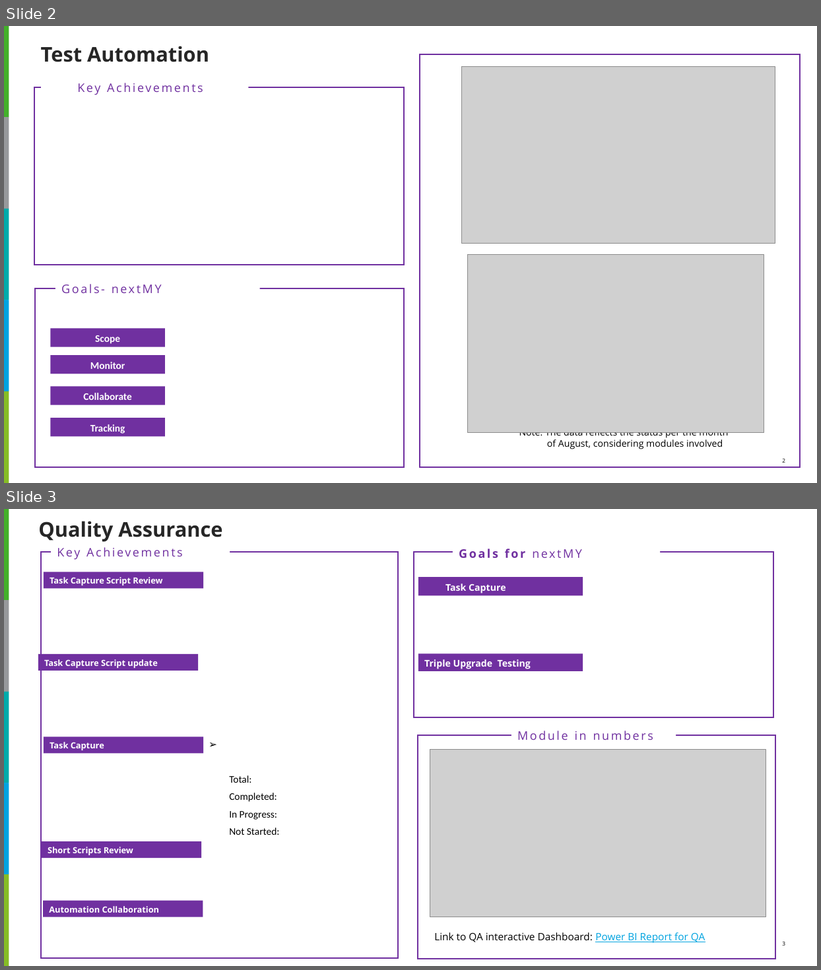
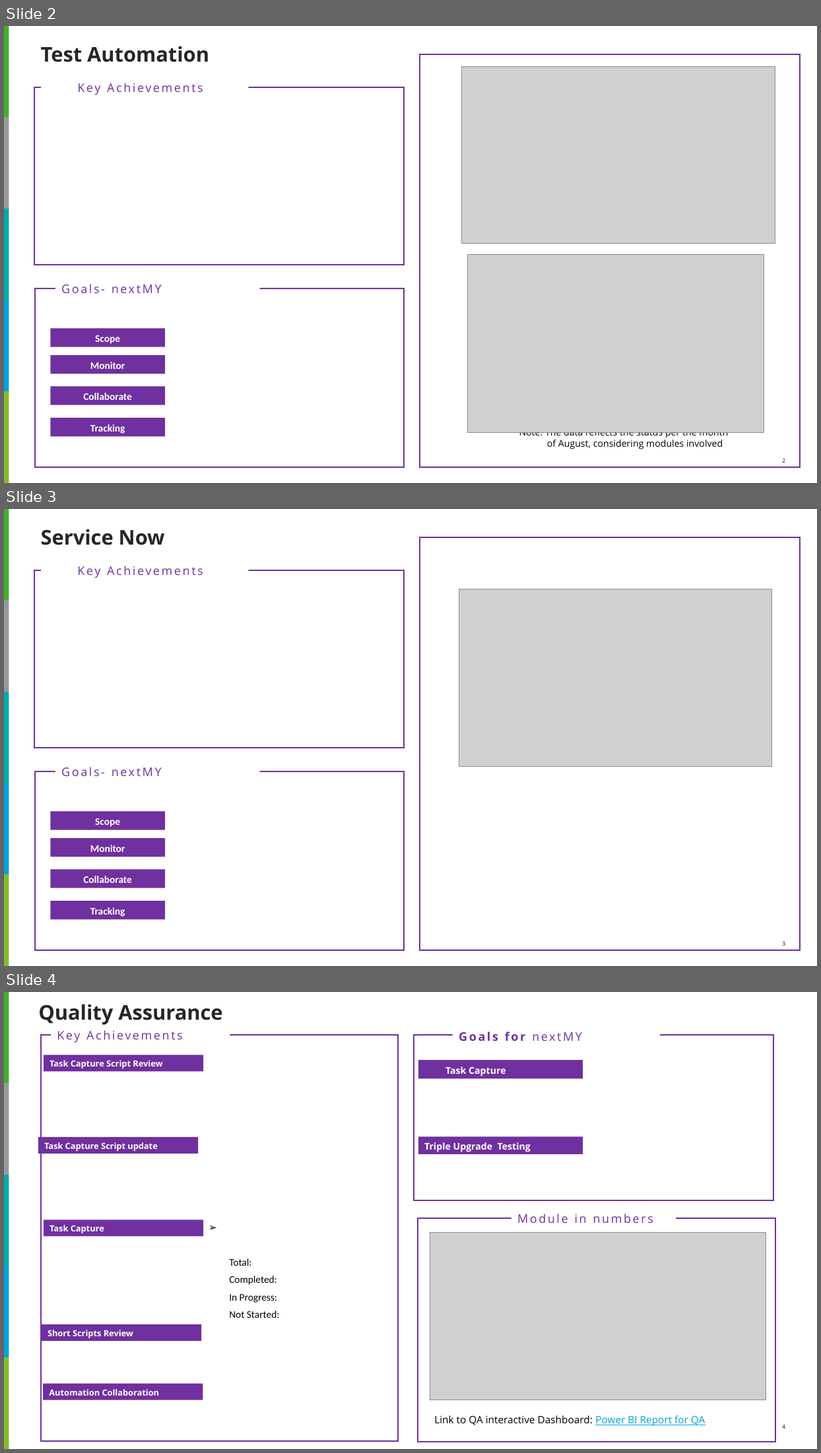
Before and after one commit to akshaya3206/Tracker-WeeklyDeck, a slide deck: Monthly_updates_CHRISTUS POD-2 Template.pptx. Shown one above the other, each under a label of ours: slides 2 and 3 before the commit, slides 2, 3 and 4 after it. The pictures are 821x970 and 821x1453 pixels, drawn with LibreOffice and Linux fonts; fonts in the diff are those of the drawing; grey boxes stand for pictures. Boxes give left, top, right and bottom in pixels: in the first picture for what was removed or moved away, otherwise in the second. Text is boxed around its words. In the diff, an @@ line names an element or a change of style, - is before the commit and + after.

```diff
--- a/Monthly_updates_CHRISTUS POD-2 Template.pptx
+++ b/Monthly_updates_CHRISTUS POD-2 Template.pptx
@@ slide 3 added at bbox=[4, 509, 817, 966], background #FFFFFF; not listed: 12 template elements that a slide beside it also shows @@
@@ title added at bbox=[41, 529, 165, 545], 24 pt, text #262626, bold @@
+Service Now
@@ rectangle added at bbox=[420, 537, 801, 951], outline #7030A0 1.5 pt @@
@@ text added at bbox=[77, 566, 203, 578], 14 pt, text #7030A0 @@
+Key Achievements
@@ rectangle added at bbox=[34, 570, 404, 747], outline #7030A0 1.5 pt @@
@@ picture added at bbox=[459, 590, 773, 767] @@
@@ rectangle added at bbox=[34, 772, 404, 951], outline #7030A0 1.5 pt @@
@@ text added at bbox=[61, 767, 162, 776], 14 pt, text #7030A0 @@
+Goals- nextMY
@@ rectangle added at bbox=[50, 811, 165, 830], fill #7030A0, 12 pt, text #FFFFFF, bold @@
+Scope
@@ rectangle added at bbox=[50, 838, 165, 857], fill #7030A0, 12 pt, text #FFFFFF, bold @@
+Monitor
@@ rectangle added at bbox=[50, 869, 165, 889], fill #7030A0, 12 pt, text #FFFFFF, bold @@
+Collaborate
@@ rectangle added at bbox=[50, 901, 165, 920], fill #7030A0, 12 pt, text #FFFFFF, bold @@
+Tracking
@@ what was slide 3 is now slide 4 @@
```
Also in this commit, not shown: 1 other file.
